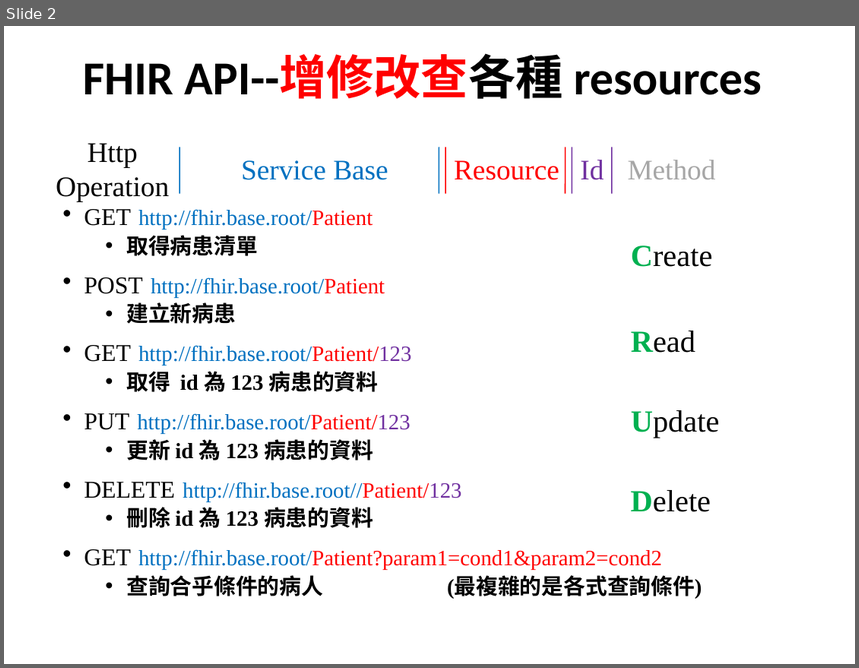
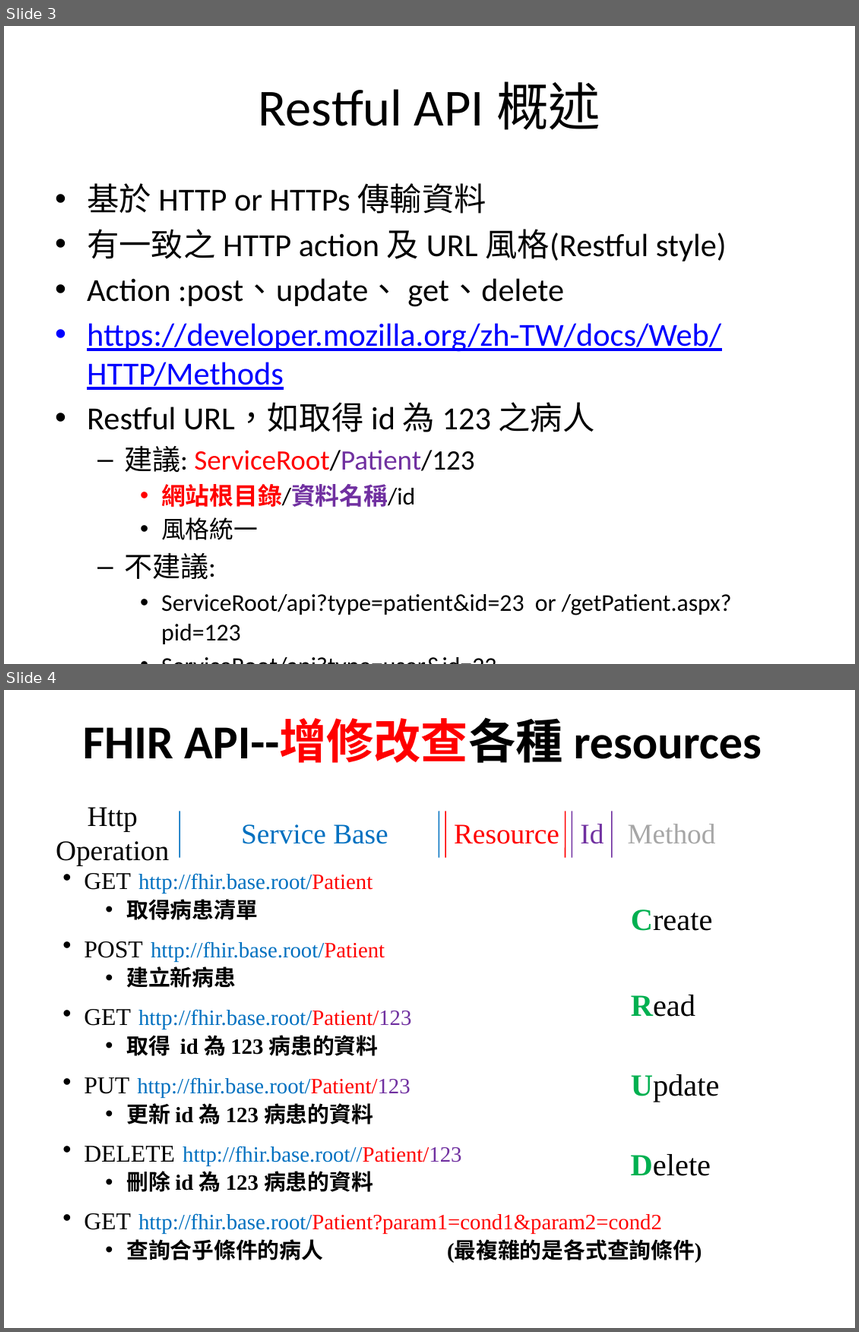
Before and after one commit to mos2718/FHIRspec, a slide deck: Spec/FHIR API.pptx. Shown one above the other, each under a label of ours: slide 2 before the commit, slides 3 and 4 after it. The pictures are 859x668 and 859x1332 pixels, drawn with LibreOffice and Linux fonts; fonts in the diff are those of the drawing. Boxes give left, top, right and bottom in pixels: in the first picture for what was removed or moved away, otherwise in the second. Text is boxed around its words. In the diff, an @@ line names an element or a change of style, - is before the commit and + after.

```diff
--- a/Spec/FHIR API.pptx
+++ b/Spec/FHIR API.pptx
@@ slide 3 added at box(4, 26, 855, 664), background #FFFFFF @@
@@ title added at box(259, 81, 601, 130), 44 pt, text #000000 @@
+Restful API 概述
@@ text added at box(87, 183, 732, 645), 27.2 pt, text #000000 @@
+• 基於 HTTP or HTTPs 傳輸資料
+• 有一致之 HTTP action 及 URL 風格(Restful style)
+• Action :post、update、 get、delete
+• https://developer.mozilla.org/zh-TW/docs/Web/HTTP/Methods
+• Restful URL，如取得 id 為 123 之病人
+  – 建議: ServiceRoot/Patient/123
+    • 網站根目錄/資料名稱/id
+    • 風格統一
+  – 不建議:
+    • ServiceRoot/api?type=patient&id=23 or /getPatient.aspx?pid=123
+    • ServiceRoot/api?type=user&id=23
@@ what was slide 2 is now slide 4 @@
```
Also in this commit, not shown: 1 other slide added, 5 other files.
